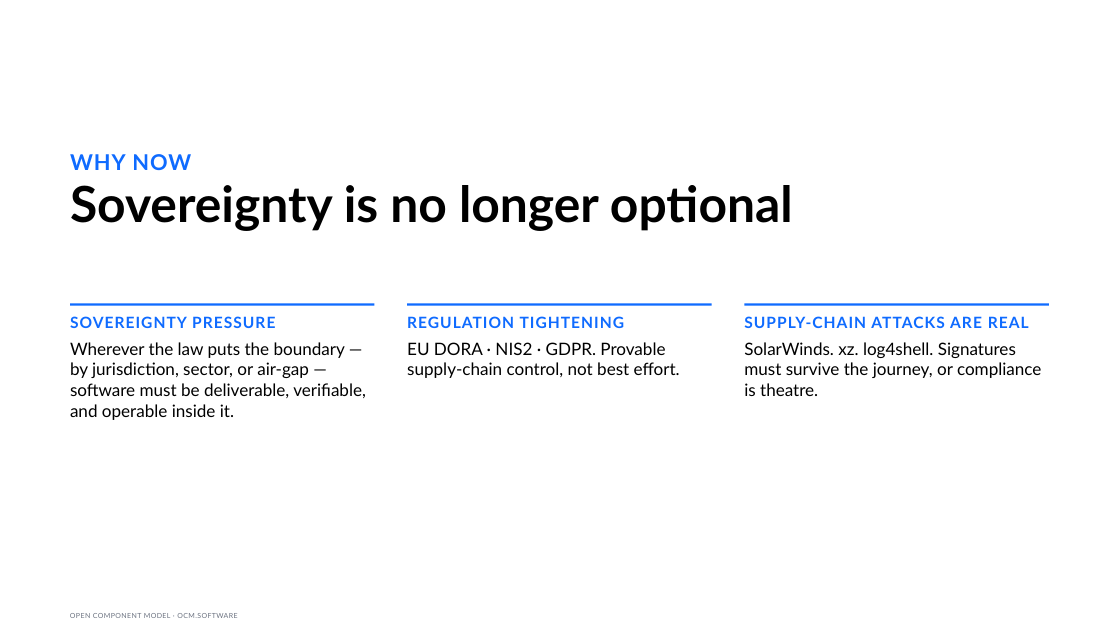
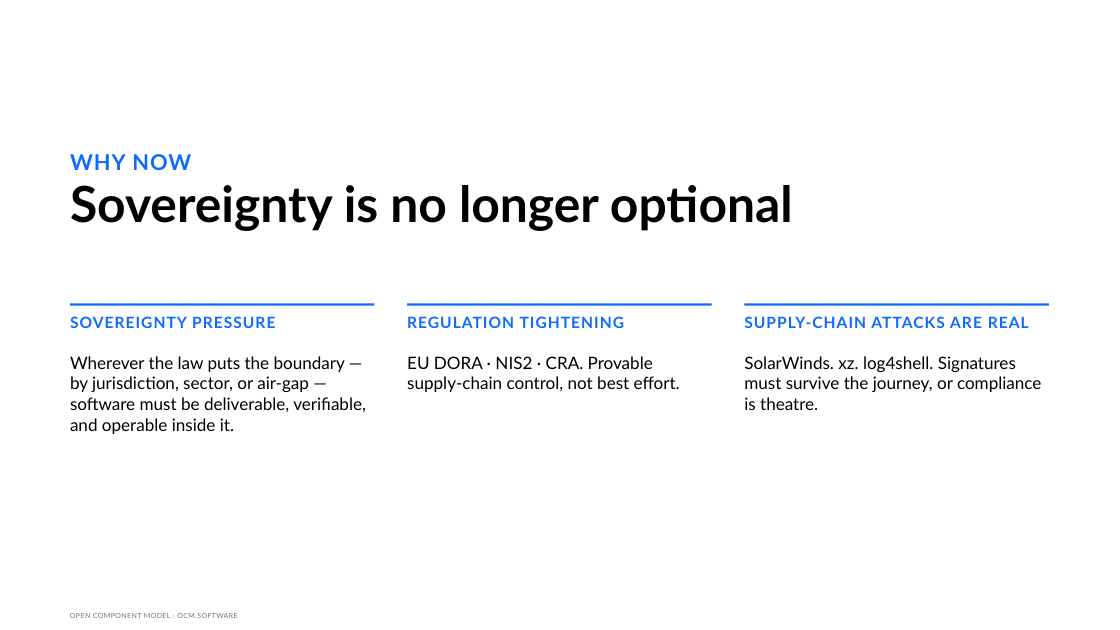
Before and after one commit to morri-son/open-component-model, a slide deck: slide 2 of docs/community/marketing/decks/exec-phase1/OCM-Sovereign-Delivery-Exec.pptx. Drawn at 1120x630 pixels with LibreOffice and Linux fonts; fonts in the diff are those of the drawing. Boxes give left, top, right and bottom in pixels: in the first picture for what was removed or moved away, otherwise in the second. Text is boxed around its words. In the diff, an @@ line names an element or a change of style, - is before the commit and + after.

```diff
--- a/docs/community/marketing/decks/exec-phase1/OCM-Sovereign-Delivery-Exec.pptx
+++ b/docs/community/marketing/decks/exec-phase1/OCM-Sovereign-Delivery-Exec.pptx
@@ text "Wherever the law puts the ...": place and size @@
-text "Wherever the law puts the ..." at box(70, 342, 366, 420)
+text "Wherever the law puts the ..." at box(70, 356, 366, 434)
@@ text at box(407, 356, 680, 392): text changed @@
-EU DORA · NIS2 · GDPR. Provable supply-chain control, not best effort.
+EU DORA · NIS2 · CRA. Provable supply-chain control, not best effort.
@@ text "SolarWinds. xz. log4shell. Signatures must ...": place and size @@
-text "SolarWinds. xz. log4shell. Signatures must ..." at box(744, 342, 1041, 396)
+text "SolarWinds. xz. log4shell. Signatures must ..." at box(744, 356, 1041, 410)
```
Also in this commit, not shown: 5 other slides changed, 3 slides added, 2 slides removed, 20 other files.
